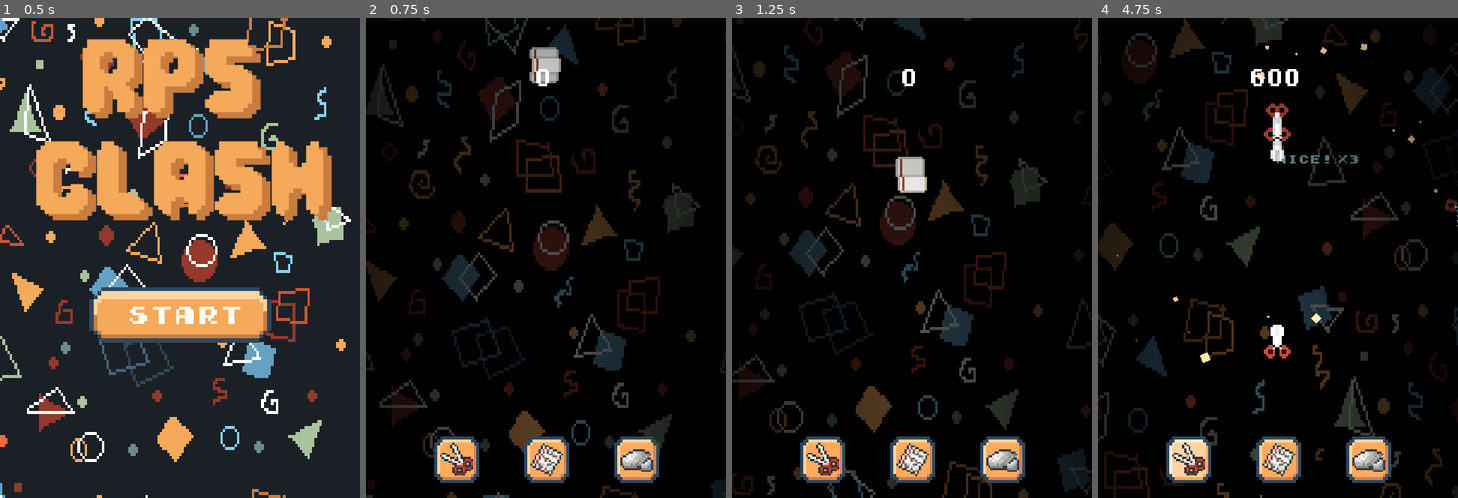
Above: before the commit, frames 1-4 (left to right).
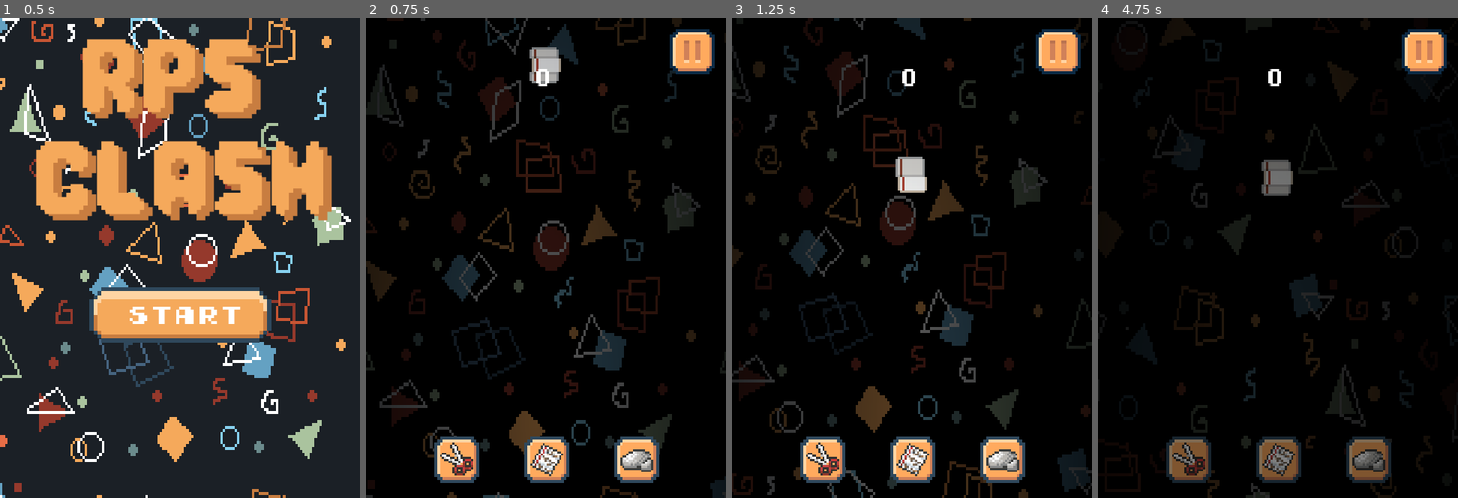
Above: after the commit, the same moments.

Repository: WebsterMiguelle/UnnamedRPS_MockProject
Game: Godot game, scene res://Menus/main_menu.tscn
Two runs of this game, one before a commit and one after it. Both use one fixed random seed, a clock stepped at 60 frames per second and the inputs below.
Inputs (mouse positions are in pixels of both pictures, inside the frame that each line leads up to):
- Up to frame 1 (0.5 s): no input
- Up to frame 2 (0.75 s): click "START" at 0.5 s
- Up to frame 3 (1.25 s): no input
- Up to frame 4 (4.75 s): click (1425, 51) at 1.27 s; click (1188, 459) at 2 s; click (1278, 459) at 2.75 s; click (1368, 459) at 3.5 s; click (1188, 459) at 4.25 s

Frame 1 is identical in both runs. In frame 2, 1.1% of the frame differs, in the area x 84-97%, y 2-12%; in frame 3, 1.1%; in frame 4, 17%, in the area x 0-100%, y 0-100%.

Commit message:
Added Pause Buttons

Diff:
--- a/Menus/main_menu.gd
+++ b/Menus/main_menu.gd
@@ -3,7 +3,6 @@
 @onready var start_button: TextureButton = $MarginContainer/VBoxContainer/Separator2/start_button
 @onready var start_game = preload("res://Scenes/Main.tscn")
 
-# Called when the node enters the scene tree for the first time.
 func _ready() -> void:
 	start_button.button_up.connect(_on_start_button_button_up)
 
--- a/Scenes/Main.tscn
+++ b/Scenes/Main.tscn
@@ -4,7 +4,9 @@
 [ext_resource type="FontFile" uid="uid://c0sti77qwkyg6" path="res://ASSETS/Early GameBoy.ttf" id="2_jw32o"]
 [ext_resource type="Texture2D" uid="uid://4outa15memkd" path="res://ASSETS/Buttons.png" id="3_4aqey"]
 [ext_resource type="Texture2D" uid="uid://bpqid0b3j45nr" path="res://ASSETS/Icons.png" id="4_xgxeb"]
+[ext_resource type="Texture2D" uid="uid://cyrdkllswramp" path="res://ASSETS/Pause-Buttons.png" id="5_50glp"]
 [ext_resource type="Script" uid="uid://ltpn2s5wbsmj" path="res://Scripts/camera_shake.gd" id="5_jw32o"]
+[ext_resource type="FontFile" uid="uid://blyom1ht1bg7t" path="res://ASSETS/Pixel Game.otf" id="5_vy5pj"]
 [ext_resource type="Shader" path="res://Scenes/Gameplay_Background_Scroll.gdshader" id="6_jw32o"]
 [ext_resource type="Texture2D" uid="uid://bile8wypcdiqv" path="res://ASSETS/RPS_Tile_BG_clear.png" id="7_50glp"]
 
@@ -55,6 +57,18 @@
 [sub_resource type="AtlasTexture" id="AtlasTexture_jn2ok"]
 atlas = ExtResource("4_xgxeb")
 region = Rect2(0, 0, 16, 16)
+
+[sub_resource type="AtlasTexture" id="AtlasTexture_vy5pj"]
+atlas = ExtResource("5_50glp")
+region = Rect2(0, 0, 16, 16)
+
+[sub_resource type="AtlasTexture" id="AtlasTexture_bmxlf"]
+atlas = ExtResource("5_50glp")
+region = Rect2(32, 0, 16, 16)
+
+[sub_resource type="AtlasTexture" id="AtlasTexture_4kpch"]
+atlas = ExtResource("5_50glp")
+region = Rect2(16, 0, 16, 16)
 
 [sub_resource type="ShaderMaterial" id="ShaderMaterial_vy5pj"]
 shader = ExtResource("6_jw32o")
@@ -193,9 +207,8 @@
 anchors_preset = 15
 anchor_right = 1.0
 anchor_bottom = 1.0
-offset_top = -1.9999999
-offset_right = -463.43213
-offset_bottom = -601.6825
+offset_right = -463.32858
+offset_bottom = -600.48145
 grow_horizontal = 2
 grow_vertical = 2
 scale = Vector2(28.971739, 16.270847)
@@ -215,7 +228,7 @@
 grow_horizontal = 2
 grow_vertical = 2
 scale = Vector2(0.18347766, 0.30925906)
-theme_override_fonts/font = ExtResource("2_jw32o")
+theme_override_fonts/font = ExtResource("5_vy5pj")
 theme_override_font_sizes/font_size = 8
 text = "Game Over"
 horizontal_alignment = 1
@@ -259,6 +272,21 @@
 text = "Paused"
 horizontal_alignment = 1
 
+[node name="Pause_Button" type="TextureButton" parent="CanvasLayer" unique_id=417182915]
+anchors_preset = 1
+anchor_left = 1.0
+anchor_right = 1.0
+offset_left = -75.0
+offset_top = 15.0
+offset_right = -15.0
+offset_bottom = 75.0
+grow_horizontal = 0
+size_flags_horizontal = 8
+texture_normal = SubResource("AtlasTexture_vy5pj")
+texture_pressed = SubResource("AtlasTexture_bmxlf")
+texture_hover = SubResource("AtlasTexture_4kpch")
+stretch_mode = 1
+
 [node name="Enemy Timer" type="Timer" parent="." unique_id=1917302056]
 wait_time = 3.0
 autostart = true
@@ -317,7 +345,7 @@
 color = Color(0.32141063, 0.28948787, 0.27376977, 1)
 
 [node name="PointLight2D" type="PointLight2D" parent="ColorRect" unique_id=689563943]
-position = Vector2(254.00002, 505.875)
+position = Vector2(255.00002, 516)
 scale = Vector2(9.6428585, 19.717743)
 energy = 1.43
 blend_mode = 2
@@ -335,5 +363,6 @@
 [connection signal="pressed" from="CanvasLayer/HBoxContainer/Paper" to="." method="_on_paper_pressed"]
 [connection signal="pressed" from="CanvasLayer/HBoxContainer/Rock" to="." method="_on_rock_pressed"]
 [connection signal="pressed" from="CanvasLayer/Game Over Screen/Retry" to="." method="_on_retry_pressed"]
+[connection signal="pressed" from="CanvasLayer/Pause_Button" to="." method="_on_pause_button_pressed"]
 [connection signal="timeout" from="Enemy Timer" to="." method="_on_enemy_timer_timeout"]
 [connection signal="timeout" from="DifficultyTimer" to="." method="_on_difficulty_timer_timeout"]
--- a/Scripts/background.gd
+++ b/Scripts/background.gd
@@ -353,3 +353,9 @@
 	enemy_timer.wait_time = enemy_spawn_rate
 	initial_enemy_speed += 30
 	print('DIFFICULTY UP!')
+
+
+func _on_pause_button_pressed() -> void:
+	get_tree().paused = !get_tree().paused
+	pause_screen.visible = get_tree().paused
+	print("Paused" if get_tree().paused else "Resumed")
Binary file added: ASSETS/Pause-Buttons.png
Not shown, added: ASSETS/Pause-Buttons.png.import
